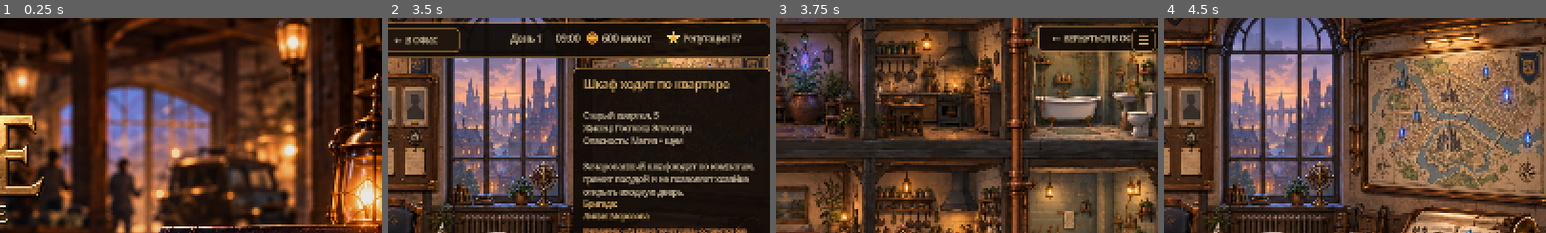
Above: before the commit, frames 1-4 (left to right).
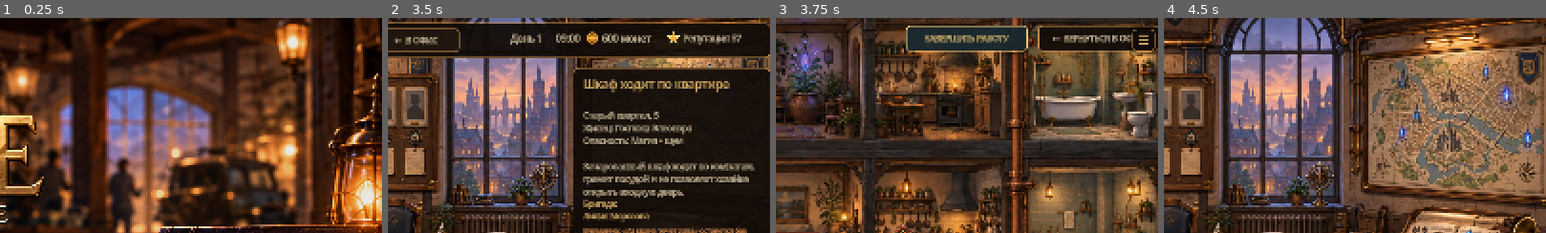
Above: after the commit, the same moments.

Repository: Dasha1532/MagicEmergencyService
Game: Godot game, scene res://scenes/TitleScreen.tscn
Two runs of this game, one before a commit and one after it. Both use one fixed random seed, a clock stepped at 60 frames per second and the inputs below.
Inputs:
- Up to frame 1 (0.25 s): no input
- Up to frame 2 (3.5 s): click "＋ НОВАЯ ИГРА" at 0.5 s; click "Из крана течёт лава Каменная …" at 1.25 s; click "Шкаф ходит по квартире Старый…" at 2 s; click "Лилия Морозова" at 2.75 s
- Up to frame 3 (3.75 s): click "ОТПРАВИТЬ БРИГАДУ" at 3.5 s
- Up to frame 4 (4.5 s): click "← ВЕРНУТЬСЯ В ОФИС" at 4.25 s
The pictures show only the part of the screen within x 48-98%, y 1-51%; the shares and areas given below are measured in that part.

Frames 1-2 are identical in both runs. In frame 3, 3.7% of the frame differs, in the area x 34-66%, y 3-16%; in frame 4, nothing differs.

Commit message:
Add job completion and payment report

Diff:
--- a/scripts/game_state.gd
+++ b/scripts/game_state.gd
@@ -4,7 +4,7 @@
 
 const STARTING_EMPLOYEES: PackedStringArray = ["liliya", "grog", "boris"]
 const EMPLOYEE_ORDER: PackedStringArray = ["liliya", "grog", "boris", "nika", "felix"]
-const SAVE_VERSION: int = 2
+const SAVE_VERSION: int = 3
 const SAVE_PATH: String = "user://savegame.json"
 const SUPPLY_ITEMS: Dictionary = {
 	&"animation_kit": {
@@ -32,6 +32,9 @@
 var selected_job_id: StringName = &"lava_leak"
 var active_job_id: StringName = &""
 var owned_supply_items: PackedStringArray = PackedStringArray()
+var completed_job_ids: PackedStringArray = PackedStringArray()
+var job_reports: Array = []
+var pending_job_report: Dictionary = {}
 
 var employees: Dictionary = {
 	&"liliya": {
@@ -128,6 +131,7 @@
 		"urgency": "Срочно",
 		"time_left": 95,
 		"danger": "Огонь • давление",
+		"base_reward": 500,
 		"assigned": PackedStringArray(),
 	},
 	&"walking_wardrobe": {
@@ -138,6 +142,7 @@
 		"urgency": "Важно",
 		"time_left": 180,
 		"danger": "Магия • шум",
+		"base_reward": 420,
 		"assigned": PackedStringArray(),
 	},
 }
@@ -283,7 +288,7 @@
 
 
 func begin_job(job_id: StringName) -> bool:
-	if not jobs.has(job_id):
+	if not jobs.has(job_id) or completed_job_ids.has(String(job_id)):
 		return false
 	var assigned: PackedStringArray = jobs[job_id]["assigned"]
 	if assigned.is_empty():
@@ -295,6 +300,44 @@
 
 func leave_active_job() -> void:
 	active_job_id = &""
+	state_changed.emit()
+
+
+func complete_active_job() -> bool:
+	if active_job_id.is_empty() or not jobs.has(active_job_id):
+		return false
+	var completed_id: StringName = active_job_id
+	if completed_job_ids.has(String(completed_id)):
+		return false
+	var job: Dictionary = jobs[completed_id]
+	var reward: int = maxi(0, int(job.get("base_reward", 0)))
+	var assigned: PackedStringArray = job["assigned"]
+	var crew_names: PackedStringArray = PackedStringArray()
+	for employee_id: String in assigned:
+		var employee_key: StringName = StringName(employee_id)
+		if employees.has(employee_key):
+			crew_names.append(str(employees[employee_key]["name"]))
+	money += reward
+	completed_job_ids.append(String(completed_id))
+	job["assigned"] = PackedStringArray()
+	jobs[completed_id] = job
+	pending_job_report = {
+		"job_id": String(completed_id),
+		"title": str(job["title"]),
+		"resident": str(job["resident"]),
+		"reward": reward,
+		"crew": Array(crew_names),
+		"summary": "Аварийные работы приняты. Подробная оценка ущерба появится после подключения системы объектов.",
+	}
+	job_reports.append(pending_job_report.duplicate(true))
+	active_job_id = &""
+	_update_employee_statuses()
+	state_changed.emit()
+	return true
+
+
+func dismiss_pending_job_report() -> void:
+	pending_job_report = {}
 	state_changed.emit()
 
 
@@ -314,6 +357,9 @@
 	selected_job_id = &"lava_leak"
 	active_job_id = &""
 	owned_supply_items = PackedStringArray()
+	completed_job_ids = PackedStringArray()
+	job_reports = []
+	pending_job_report = {}
 
 	for job_id: StringName in jobs:
 		var job: Dictionary = jobs[job_id]
@@ -365,6 +411,9 @@
 		"selected_job_id": String(selected_job_id),
 		"active_job_id": String(active_job_id),
 		"owned_supply_items": Array(owned_supply_items),
+		"completed_job_ids": Array(completed_job_ids),
+		"job_reports": job_reports,
+		"pending_job_report": pending_job_report,
 		"job_assignments": job_assignments,
 		"employee_progress": employee_progress,
 	}
@@ -411,15 +460,37 @@
 		if SUPPLY_ITEMS.has(item_id) and not owned_supply_items.has(String(item_id)):
 			owned_supply_items.append(String(item_id))
 
+	completed_job_ids = PackedStringArray()
+	var loaded_completed_jobs: Array = save_data.get("completed_job_ids", [])
+	for loaded_job_id: Variant in loaded_completed_jobs:
+		var completed_id := StringName(str(loaded_job_id))
+		if jobs.has(completed_id) and not completed_job_ids.has(String(completed_id)):
+			completed_job_ids.append(String(completed_id))
+	if completed_job_ids.has(String(active_job_id)):
+		active_job_id = &""
+	job_reports = []
+	var loaded_reports: Array = save_data.get("job_reports", [])
+	for loaded_report: Variant in loaded_reports:
+		if loaded_report is Dictionary:
+			var report: Dictionary = loaded_report
+			job_reports.append(report.duplicate(true))
+	var loaded_pending_report: Variant = save_data.get("pending_job_report", {})
+	if loaded_pending_report is Dictionary:
+		var pending_report: Dictionary = loaded_pending_report
+		pending_job_report = pending_report.duplicate(true)
+	else:
+		pending_job_report = {}
+
 	var job_assignments: Dictionary = save_data.get("job_assignments", {})
 	for job_id: StringName in jobs:
 		var job: Dictionary = jobs[job_id]
 		var loaded_ids: Array = job_assignments.get(String(job_id), [])
 		var valid_ids := PackedStringArray()
-		for employee_id: Variant in loaded_ids:
-			var employee_key := StringName(str(employee_id))
-			if employees.has(employee_key) and not valid_ids.has(String(employee_key)):
-				valid_ids.append(String(employee_key))
+		if not completed_job_ids.has(String(job_id)):
+			for employee_id: Variant in loaded_ids:
+				var employee_key := StringName(str(employee_id))
+				if employees.has(employee_key) and not valid_ids.has(String(employee_key)):
+					valid_ids.append(String(employee_key))
 		job["assigned"] = valid_ids
 		jobs[job_id] = job
 
--- a/scripts/office_dashboard.gd
+++ b/scripts/office_dashboard.gd
@@ -44,6 +44,9 @@
 var section_dialog: Panel
 var section_title: Label
 var section_body: Label
+var job_report_layer: Control
+var job_report_title: Label
+var job_report_body: Label
 @onready var game_state: Node = get_node("/root/GameState")
 
 
@@ -69,6 +72,7 @@
 	_build_employee_panel()
 	_build_dashboard_return()
 	_build_office_hub()
+	_build_job_report_dialog()
 	_build_personnel_screen()
 	_build_supply_shop()
 
@@ -596,6 +600,36 @@
 	section_dialog.add_child(close_button)
 
 
+func _build_job_report_dialog() -> void:
+	job_report_layer = Control.new()
+	job_report_layer.set_anchors_and_offsets_preset(Control.PRESET_FULL_RECT)
+	job_report_layer.visible = false
+	job_report_layer.z_index = 100
+	hub_layer.add_child(job_report_layer)
+
+	var shade := ColorRect.new()
+	shade.set_anchors_and_offsets_preset(Control.PRESET_FULL_RECT)
+	shade.color = Color(0.015, 0.01, 0.008, 0.72)
+	job_report_layer.add_child(shade)
+
+	var panel := _panel(Vector2(410, 165), Vector2(780, 570), 14)
+	job_report_layer.add_child(panel)
+	job_report_title = _label("АКТ ВЫПОЛНЕННЫХ РАБОТ", 27, COLOR_GOLD)
+	job_report_title.position = Vector2(42, 34)
+	job_report_title.size = Vector2(696, 48)
+	job_report_title.horizontal_alignment = HORIZONTAL_ALIGNMENT_CENTER
+	panel.add_child(job_report_title)
+	job_report_body = _label("", 18, COLOR_PARCHMENT)
+	job_report_body.position = Vector2(66, 108)
+	job_report_body.size = Vector2(648, 328)
+	job_report_body.autowrap_mode = TextServer.AUTOWRAP_WORD_SMART
+	job_report_body.vertical_alignment = VERTICAL_ALIGNMENT_CENTER
+	panel.add_child(job_report_body)
+	var close_button := _button("ПРИНЯТЬ ОТЧЁТ", Vector2(210, 468), Vector2(360, 62))
+	close_button.pressed.connect(_dismiss_job_report)
+	panel.add_child(close_button)
+
+
 func _open_jobs() -> void:
 	hub_layer.visible = false
 	personnel_layer.visible = false
@@ -637,6 +671,12 @@
 
 func _refresh() -> void:
 	game_state.selected_job_id = selected_job_id
+	if game_state.completed_job_ids.has(String(selected_job_id)):
+		for available_job_id: StringName in game_state.jobs:
+			if not game_state.completed_job_ids.has(String(available_job_id)):
+				selected_job_id = available_job_id
+				game_state.selected_job_id = available_job_id
+				break
 	day_label.text = "День %d" % game_state.day
 	time_label.text = game_state.format_time()
 	money_label.text = "%d монет" % game_state.money
@@ -647,6 +687,23 @@
 		_refresh_personnel()
 	if supply_layer != null:
 		_refresh_supply_shop()
+	_refresh_job_report()
+
+
+func _refresh_job_report() -> void:
+	if job_report_layer == null:
+		return
+	var report: Dictionary = game_state.pending_job_report
+	job_report_layer.visible = not report.is_empty()
+	if report.is_empty():
+		return
+	var crew: Array = report.get("crew", [])
+	var crew_text: String = ", ".join(PackedStringArray(crew)) if not crew.is_empty() else "бригада не указана"
+	job_report_body.text = "%s\n\nЗаказчик: %s\nБригада: %s\n\nБазовая оплата: %d монет\n\n%s" % [report.get("title", "Заявка"), report.get("resident", ""), crew_text, int(report.get("reward", 0)), report.get("summary", "")]
+
+
+func _dismiss_job_report() -> void:
+	game_state.dismiss_pending_job_report()
 
 
 func _select_personnel_employee(employee_id: StringName) -> void:
@@ -759,6 +816,8 @@
 func _rebuild_jobs() -> void:
 	_clear(job_list)
 	for job_id: StringName in game_state.jobs:
+		if game_state.completed_job_ids.has(String(job_id)):
+			continue
 		var job: Dictionary = game_state.jobs[job_id]
 		var assigned: PackedStringArray = job["assigned"]
 		var crew_text := "Бригада не назначена" if assigned.is_empty() else "Назначено: %d" % assigned.size()
@@ -852,6 +911,8 @@
 	if not assigned.is_empty():
 		for other_job_id: StringName in game_state.jobs:
 			if other_job_id == selected_job_id:
+				continue
+			if game_state.completed_job_ids.has(String(other_job_id)):
 				continue
 			var other_assigned: PackedStringArray = game_state.jobs[other_job_id]["assigned"]
 			if other_assigned.is_empty():
--- a/scripts/repair_hud.gd
+++ b/scripts/repair_hud.gd
@@ -21,6 +21,7 @@
 	_build_job_header()
 	_build_employee_selector()
 	_build_return_button()
+	_build_complete_button()
 	_select_first_employee()
 
 
@@ -114,6 +115,19 @@
 	add_child(button)
 
 
+func _build_complete_button() -> void:
+	var button := Button.new()
+	button.text = "ЗАВЕРШИТЬ РАБОТУ"
+	button.position = Vector2(1048, 24)
+	button.size = Vector2(255, 54)
+	button.add_theme_font_size_override("font_size", 17)
+	button.add_theme_color_override("font_color", COLOR_GOLD)
+	button.add_theme_stylebox_override("normal", _style(COLOR_SELECTED, COLOR_GOLD, 2, 8))
+	button.add_theme_stylebox_override("hover", _style(Color(0.18, 0.25, 0.20, 0.98), COLOR_GOLD, 3, 8))
+	button.pressed.connect(_complete_job)
+	add_child(button)
+
+
 func _select_first_employee() -> void:
 	var job: Dictionary = game_state.get_active_job()
 	var assigned: PackedStringArray = job.get("assigned", PackedStringArray())
@@ -138,6 +152,11 @@
 func _return_to_office() -> void:
 	game_state.leave_active_job()
 	get_tree().change_scene_to_file("res://scenes/main.tscn")
+
+
+func _complete_job() -> void:
+	if game_state.complete_active_job():
+		get_tree().change_scene_to_file("res://scenes/main.tscn")
 
 
 func _label(text_value: String, font_size: int, color: Color) -> Label:
Not shown, changed: docs/TECHNICAL_DESIGN.md
